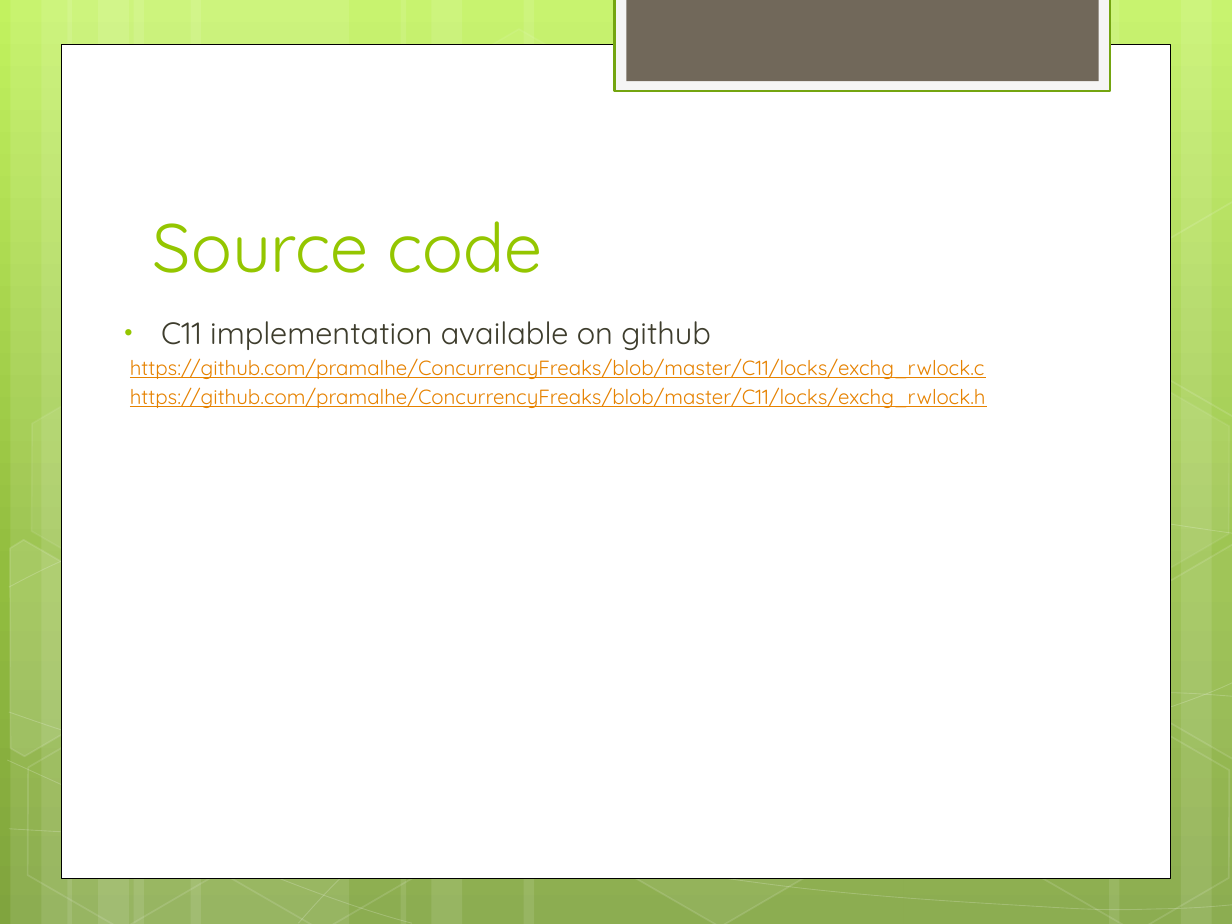
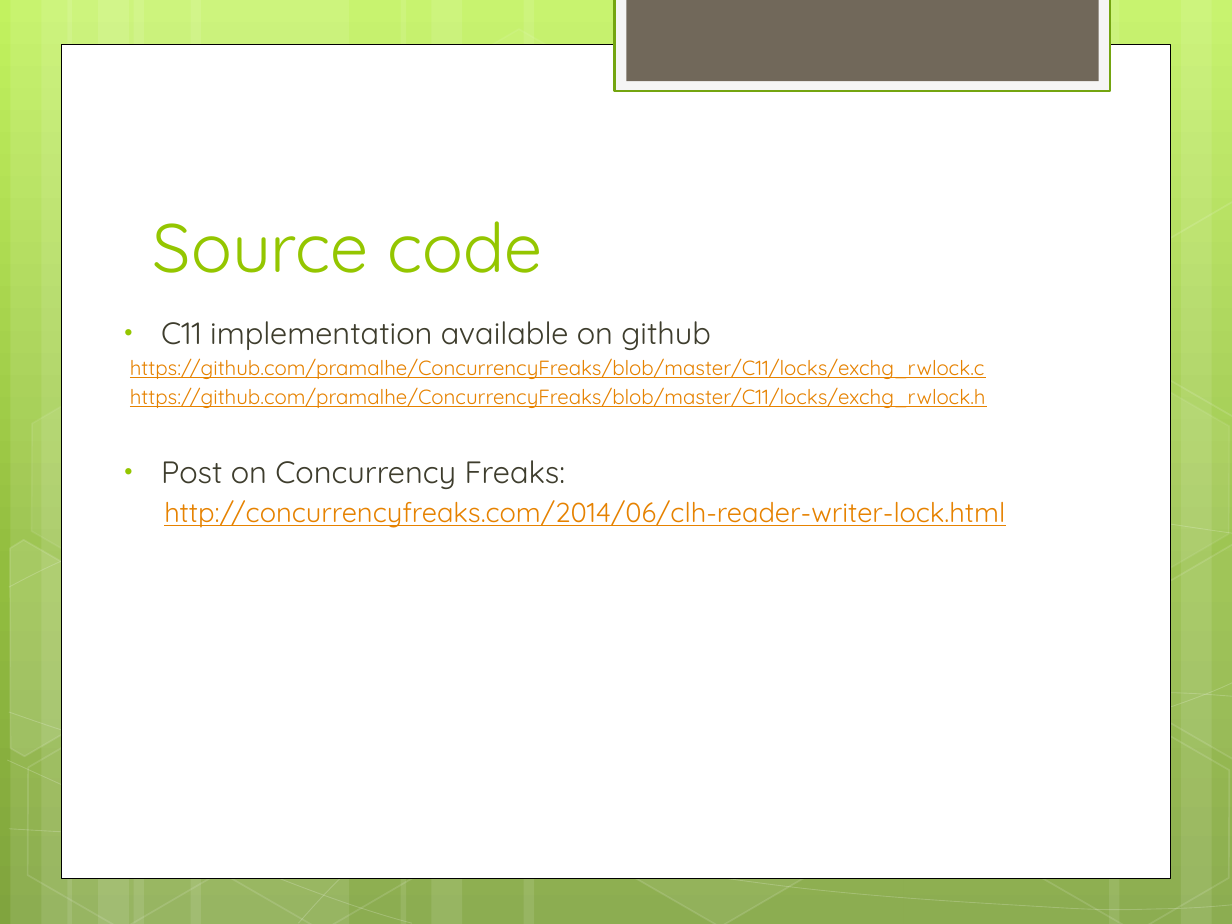
Before and after one commit to pramalhe/ConcurrencyFreaks, a slide deck: slide 11 of Presentations/CLH-RWLock.pptx. Drawn at 1232x924 pixels with LibreOffice and Linux fonts; fonts in the diff are those of the drawing. Boxes give left, top, right and bottom in pixels: in the first picture for what was removed or moved away, otherwise in the second. Text is boxed around its words. In the diff, an @@ line names an element or a change of style, - is before the commit and + after.

```diff
--- a/Presentations/CLH-RWLock.pptx
+++ b/Presentations/CLH-RWLock.pptx
@@ text at [161, 460, 1005, 528]: paragraphs added @@
+• Post on Concurrency Freaks:
+  http://concurrencyfreaks.com/2014/06/clh-reader-writer-lock.html
```
Also in this commit, not shown: 7 other slides changed, 3 other files.
